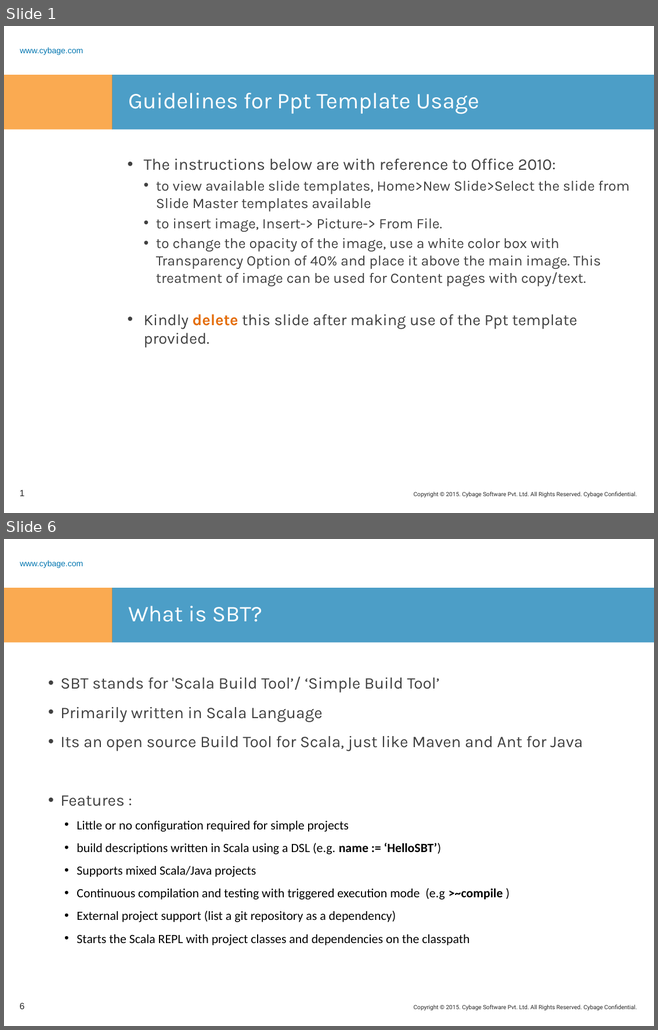
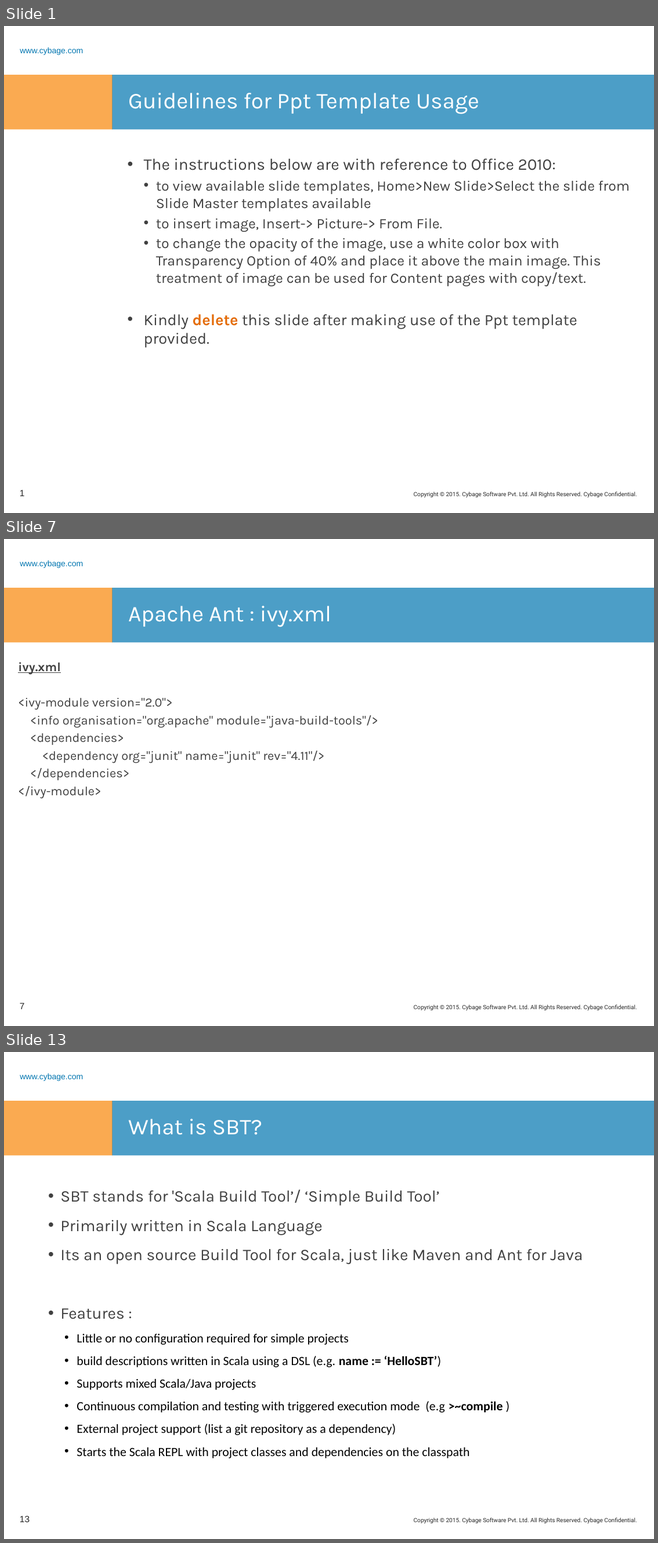
Before and after one commit to rashmitk/Documentation, a slide deck: SBT/SBT.pptx. Shown one above the other, each under a label of ours: slides 1 and 6 before the commit, slides 1, 7 and 13 after it; the slides between them are not shown. The pictures are 658x1030 and 658x1543 pixels, drawn with LibreOffice and Linux fonts; fonts in the diff are those of the drawing; background and template pictures are left out. Boxes give left, top, right and bottom in pixels: in the first picture for what was removed or moved away, otherwise in the second. Text is boxed around its words. In the diff, an @@ line names an element or a change of style, - is before the commit and + after.

Commit message:
Added Build evolution and history details

```diff
--- a/SBT/SBT.pptx
+++ b/SBT/SBT.pptx
@@ slide 7 added at (x1=4, y1=539, x2=654, y2=1026), background #FFFFFF; not listed: 4 template elements that a slide beside it also shows @@
@@ title added at (x1=128, y1=606, x2=331, y2=627), 25 pt, text #FFFFFF @@
+Apache Ant : ivy.xml
@@ text added at (x1=18, y1=662, x2=378, y2=799), 14 pt, text #404040 @@
+ivy.xml
+<ivy-module version="2.0">
+<info organisation="org.apache" module="java-build-tools"/>
+<dependencies>
+<dependency org="junit" name="junit" rev="4.11"/>
+</dependencies>
+</ivy-module>
@@ text added at (x1=26, y1=709, x2=164, y2=728), 20 pt, text #FFFFFF @@
+Place image here
@@ page number added at (x1=20, y1=1003, x2=25, y2=1009), 10 pt, text #262626 @@
+7
@@ what was slide 6 is now slide 13 @@
@@ page number at (x1=20, y1=1516, x2=30, y2=1522): text changed @@
-6
+13
```
Also in this commit, not shown: 4 slides changed, 6 other slides added.
